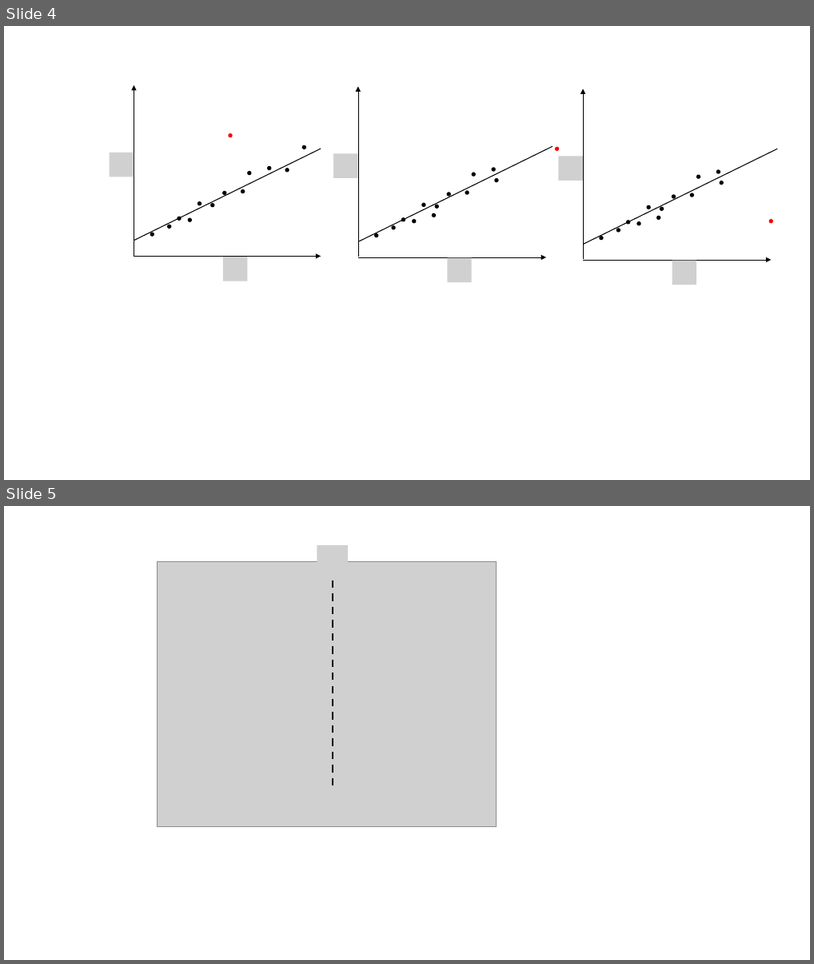
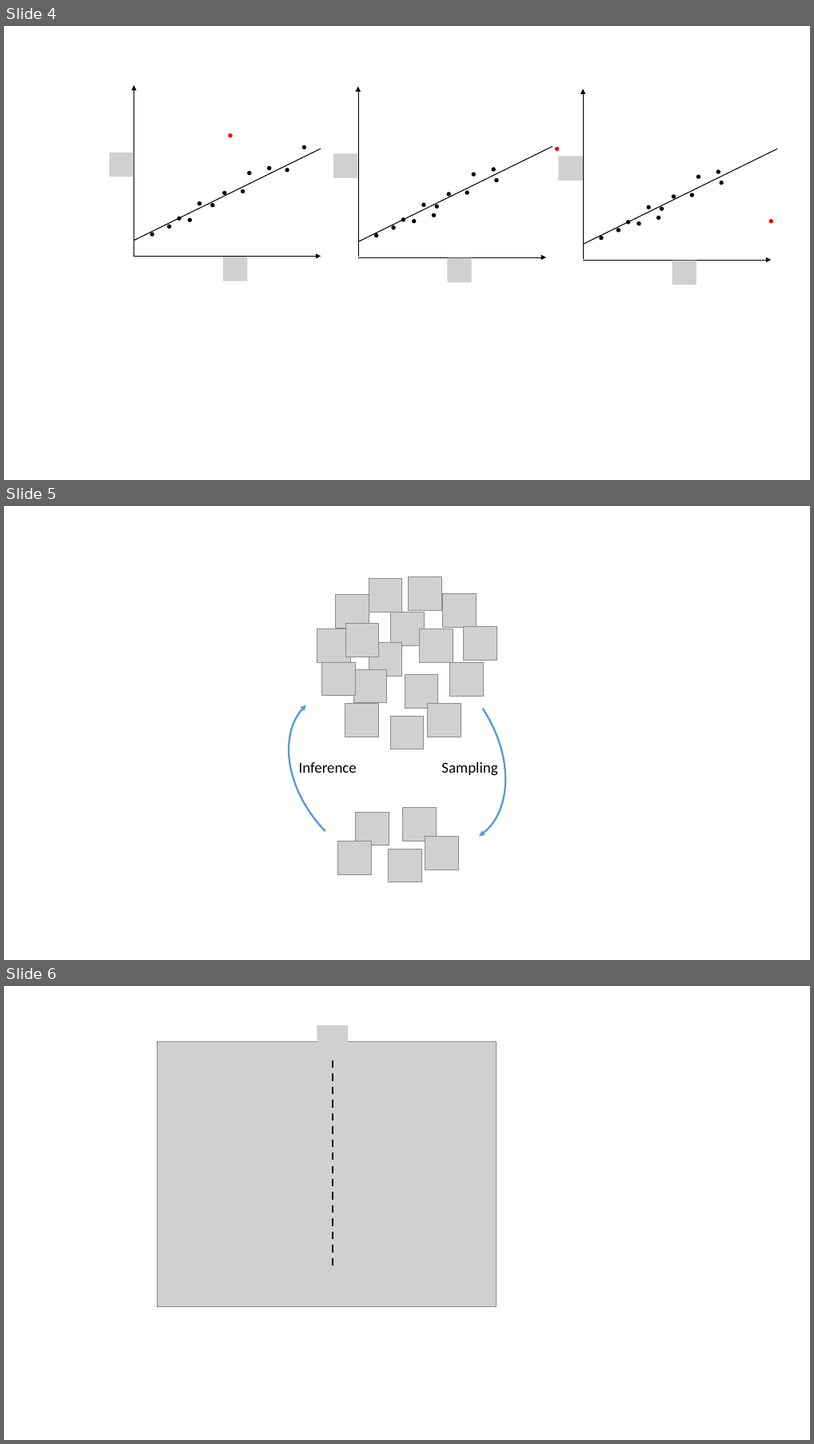
Before and after one commit to yangyutu/EssentialMath, a slide deck: figures/statisticalModeling/statisticalModelingFigures.pptx. Shown one above the other, each under a label of ours: slides 4 and 5 before the commit, slides 4, 5 and 6 after it. The pictures are 814x964 and 814x1444 pixels, drawn with LibreOffice and Linux fonts; fonts in the diff are those of the drawing; grey boxes stand for pictures. Boxes give left, top, right and bottom in pixels: in the first picture for what was removed or moved away, otherwise in the second. Text is boxed around its words. In the diff, an @@ line names an element or a change of style, - is before the commit and + after.

```diff
--- a/figures/statisticalModeling/statisticalModelingFigures.pptx
+++ b/figures/statisticalModeling/statisticalModelingFigures.pptx
@@ slide 5 added at bbox=[4, 506, 810, 960], background #FFFFFF @@
@@ picture added at bbox=[409, 577, 442, 611] @@
@@ picture added at bbox=[335, 595, 369, 628] @@
@@ picture added at bbox=[369, 578, 402, 612] @@
@@ picture added at bbox=[443, 594, 477, 627] @@
@@ arc (boxed as its full ellipse) added at bbox=[303, 621, 541, 876], outline #5B9BD5 2.25 pt @@
@@ picture added at bbox=[346, 624, 379, 656] @@
@@ picture added at bbox=[391, 612, 425, 645] @@
@@ picture added at bbox=[318, 629, 350, 662] @@
@@ picture added at bbox=[369, 642, 402, 676] @@
@@ picture added at bbox=[420, 629, 453, 662] @@
@@ picture added at bbox=[464, 626, 497, 660] @@
@@ arc (boxed as its full ellipse) added at bbox=[254, 653, 504, 906], outline #5B9BD5 2.25 pt @@
@@ picture added at bbox=[322, 662, 355, 696] @@
@@ picture added at bbox=[354, 669, 387, 703] @@
@@ picture added at bbox=[450, 663, 483, 696] @@
@@ picture added at bbox=[405, 674, 438, 708] @@
@@ picture added at bbox=[345, 704, 378, 736] @@
@@ picture added at bbox=[390, 716, 424, 749] @@
@@ picture added at bbox=[427, 704, 461, 736] @@
@@ text added at bbox=[299, 762, 357, 772], 18 pt, text #000000 @@
+Inference
@@ text added at bbox=[442, 762, 498, 776], 18 pt, text #000000 @@
+Sampling
@@ picture added at bbox=[355, 812, 389, 844] @@
@@ picture added at bbox=[402, 808, 436, 840] @@
@@ picture added at bbox=[338, 840, 371, 874] @@
@@ picture added at bbox=[426, 836, 459, 869] @@
@@ picture added at bbox=[388, 848, 422, 882] @@
@@ what was slide 5 is now slide 6 @@
```
Also in this commit, not shown: 1 other slide added, 6 other files.
